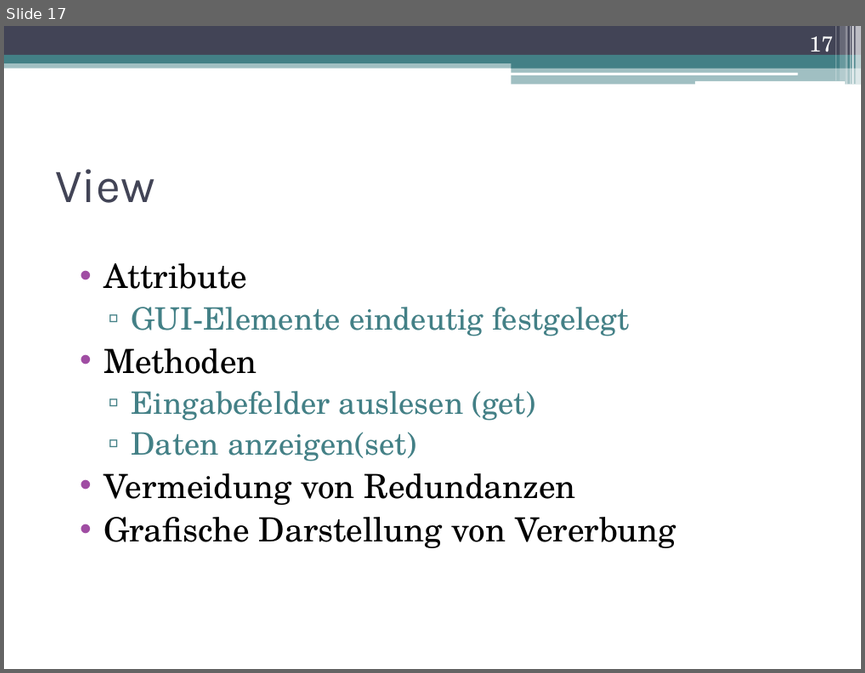
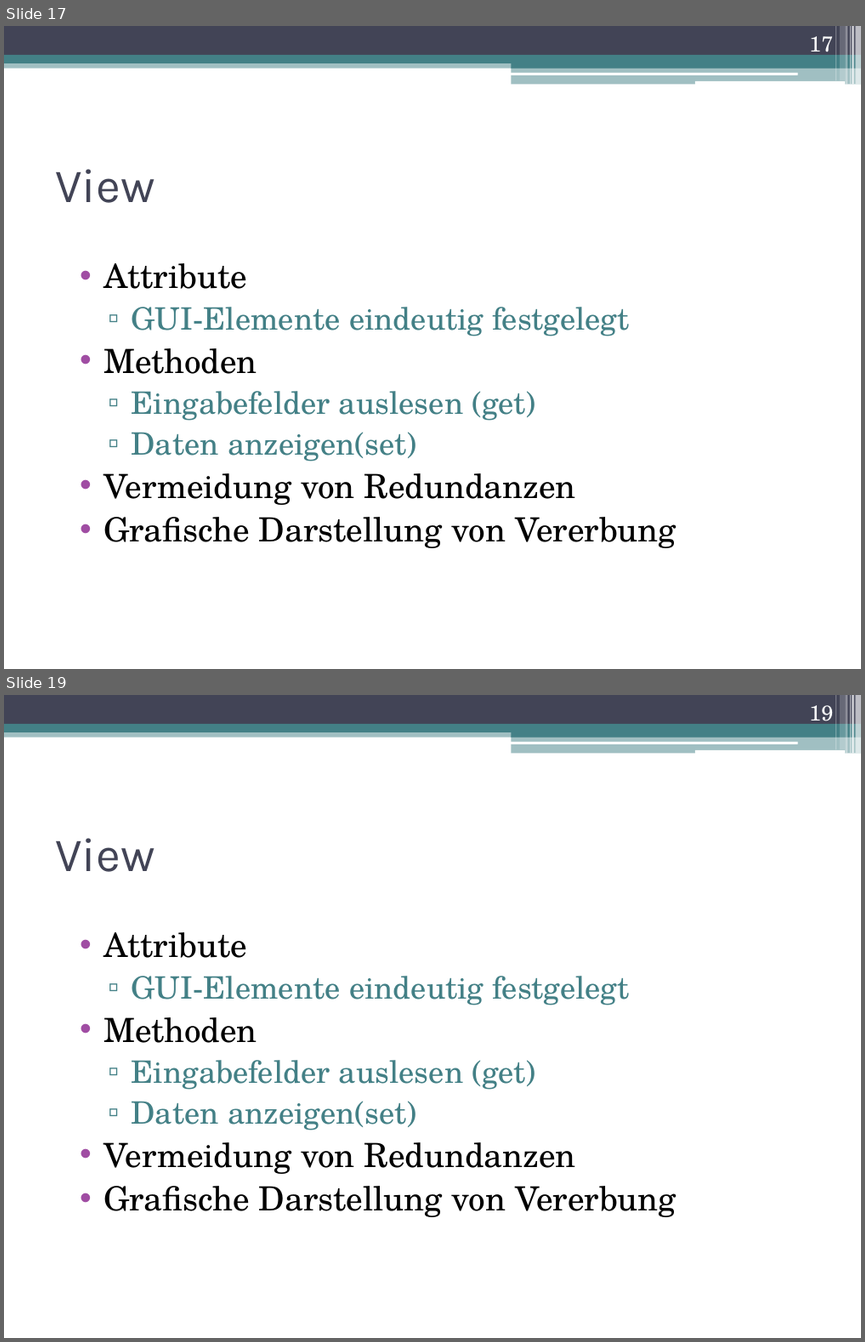
Before and after one commit to DanJoeHa/Fallstudie, a slide deck: Projektmanagement/Abschlusspräsentation.pptx. Shown one above the other, each under a label of ours: slide 17 before the commit, slides 17 and 19 after it; the slides between them are not shown. The pictures are 865x673 and 865x1342 pixels, drawn with LibreOffice and Linux fonts; fonts in the diff are those of the drawing. Boxes give left, top, right and bottom in pixels: in the first picture for what was removed or moved away, otherwise in the second. Text is boxed around its words. In the diff, an @@ line names an element or a change of style, - is before the commit and + after.

Commit message:
view angepasst (screenshot drin)

```diff
--- a/Projektmanagement/Abschlusspräsentation.pptx
+++ b/Projektmanagement/Abschlusspräsentation.pptx
@@ slide 19 added at box(4, 695, 861, 1338), background #FFFFFF; not listed: 13 template elements that a slide beside it also shows @@
@@ page number added at box(809, 705, 833, 727), 18 pt, text #FFFFFF @@
+19
@@ title added at box(55, 838, 154, 872), 40 pt, text #424456 @@
+View
@@ text added at box(103, 932, 676, 1217), 26 pt, text #438086 @@
+• Attribute
+  ▫ GUI-Elemente eindeutig festgelegt
+• Methoden
+  ▫ Eingabefelder auslesen (get)
+  ▫ Daten anzeigen(set)
+• Vermeidung von Redundanzen
+• Grafische Darstellung von Vererbung
```
Also in this commit, not shown: 1 other slide added.
